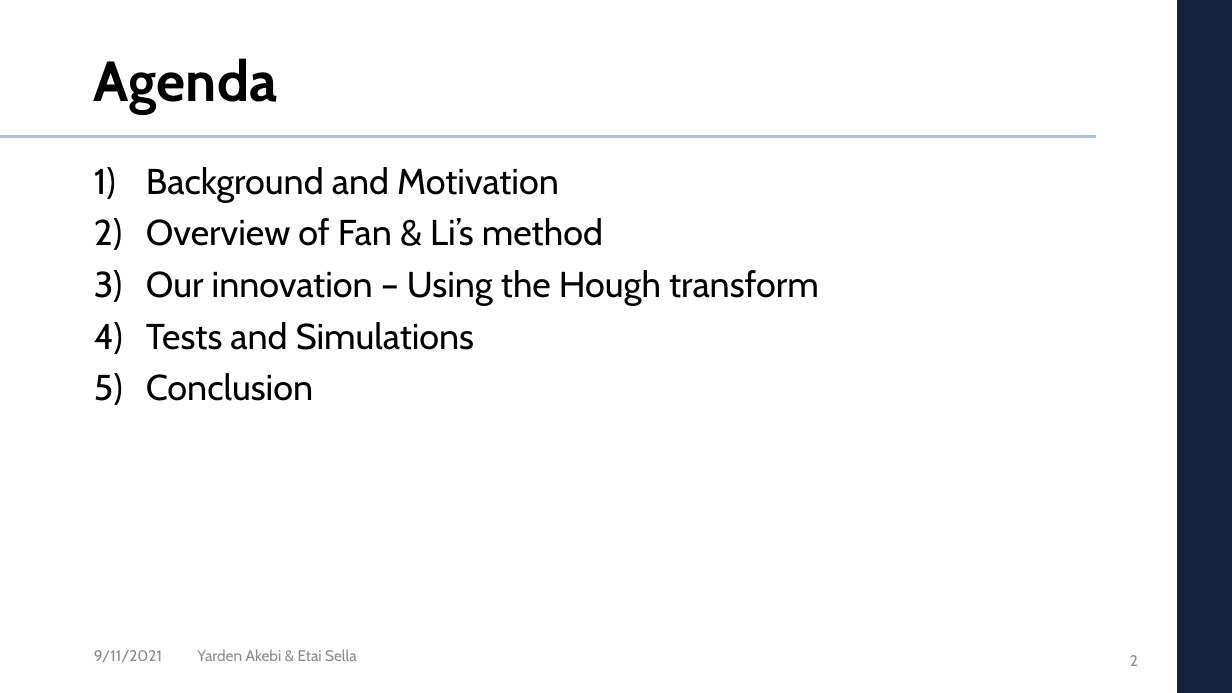
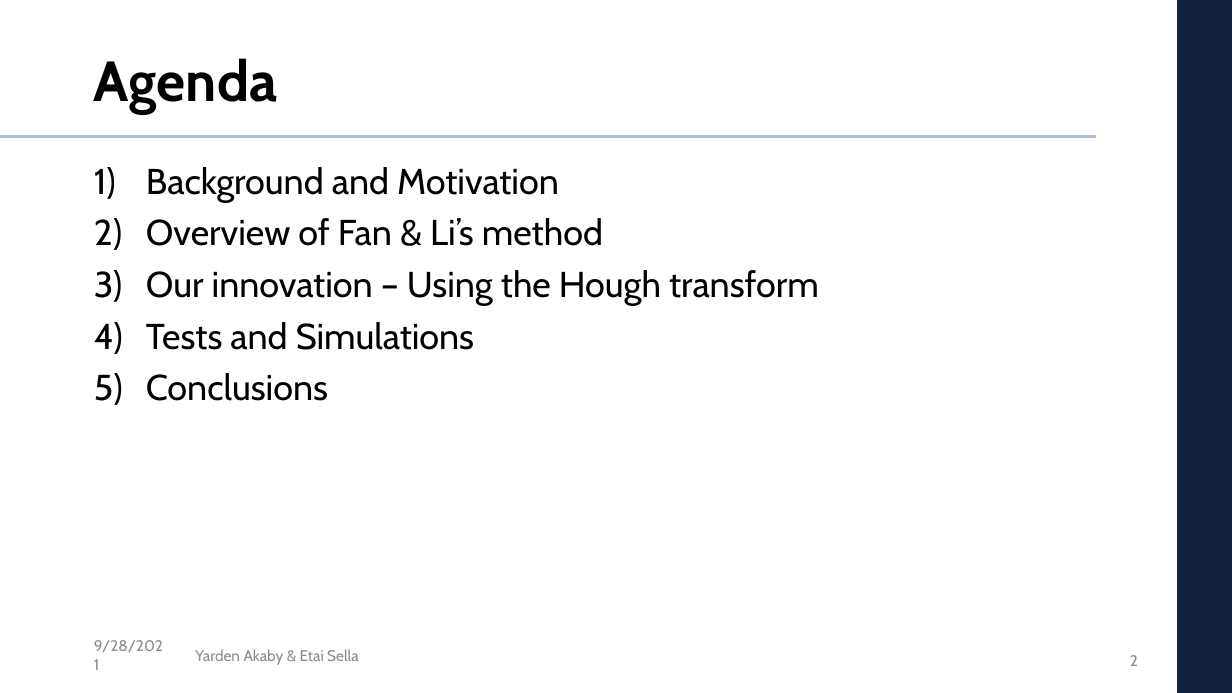
Before and after one commit to etaisella/multi_dim_DSP_final_project, a slide deck: slide 2 of presentation/DSP_project_presentation.pptx. Drawn at 1232x693 pixels with LibreOffice and Linux fonts; fonts in the diff are those of the drawing; background and template pictures are left out. Boxes give left, top, right and bottom in pixels: in the first picture for what was removed or moved away, otherwise in the second. Text is boxed around its words. In the diff, an @@ line names an element or a change of style, - is before the commit and + after.

```diff
--- a/presentation/DSP_project_presentation.pptx
+++ b/presentation/DSP_project_presentation.pptx
@@ text at bbox=[146, 373, 328, 401]: text changed @@
-5) Conclusion
+5) Conclusions
@@ text at bbox=[94, 640, 163, 652]: text changed @@
-9/11/2021
+9/28/2021
@@ text at bbox=[195, 649, 358, 665]: text changed @@
-Yarden Akebi & Etai Sella
+Yarden Akaby & Etai Sella
```
Also in this commit, not shown: 5 other slides changed, 22 slides added.
